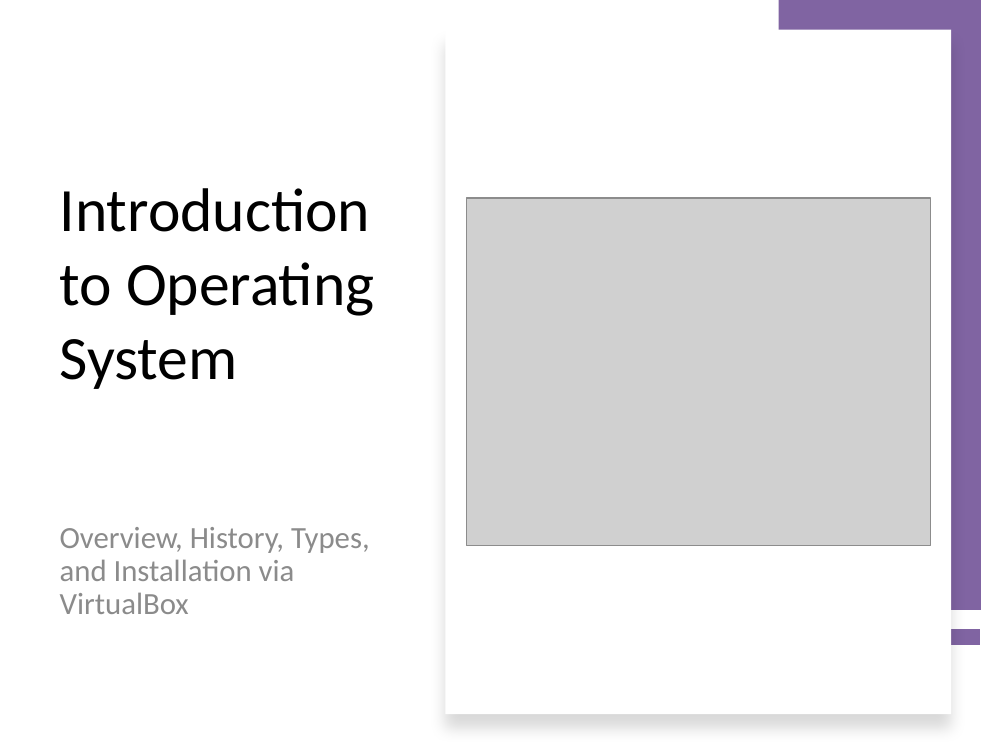
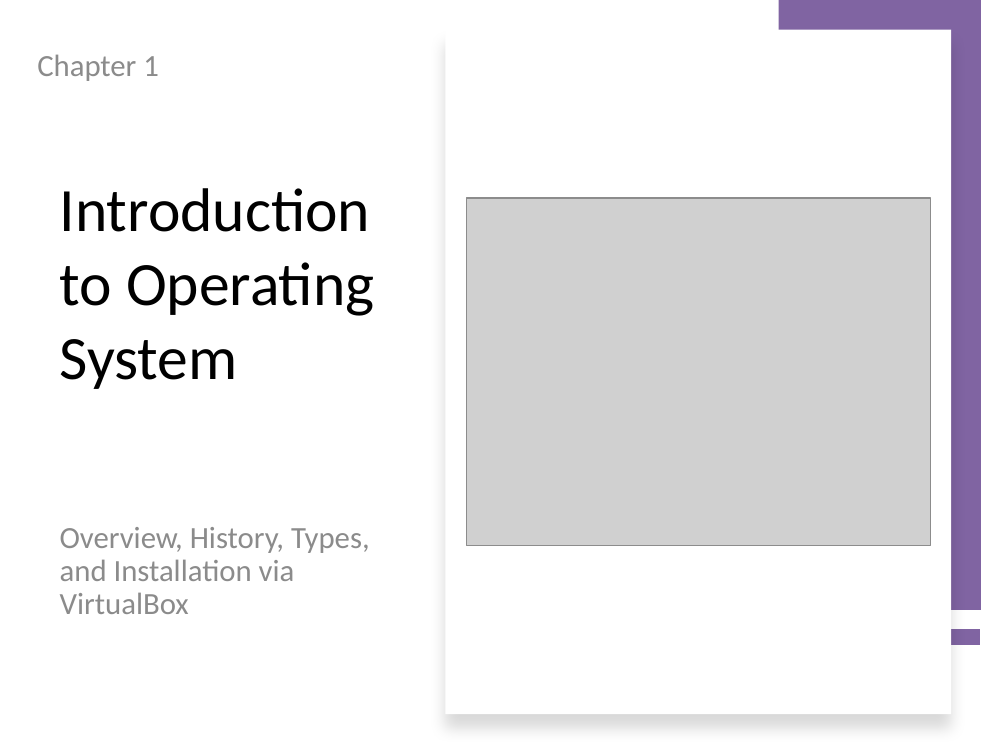
Before and after one commit to psuuc-jbgarcia/Object-Oriented-Programming-Lesson, a slide deck: slide 1 of Platform Technologies/Pre Lim/Week 1/Lecture/Chapter1_Introduction_to_OS.pptx. Drawn at 1008x756 pixels with LibreOffice and Linux fonts; fonts in the diff are those of the drawing; grey boxes stand for pictures. Boxes give left, top, right and bottom in pixels: in the first picture for what was removed or moved away, otherwise in the second. Text is boxed around its words. In the diff, an @@ line names an element or a change of style, - is before the commit and + after.

```diff
--- a/Platform Technologies/Pre Lim/Week 1/Lecture/Chapter1_Introduction_to_OS.pptx
+++ b/Platform Technologies/Pre Lim/Week 1/Lecture/Chapter1_Introduction_to_OS.pptx
@@ text added at (37,54,159,81), 22 pt, text #8C8C8C @@
+Chapter 1
```
Also in this commit, not shown: 4 other files.
